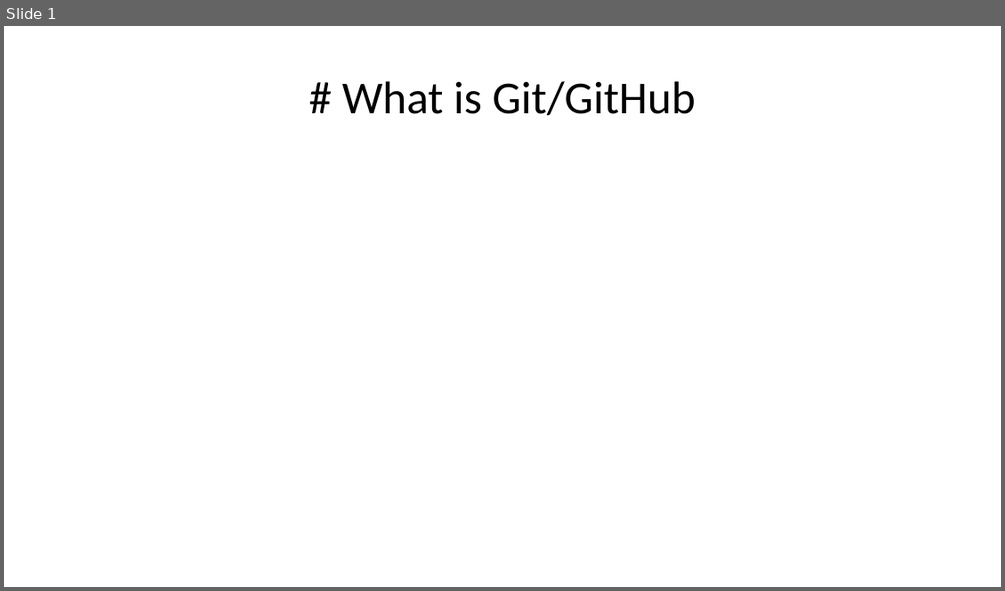
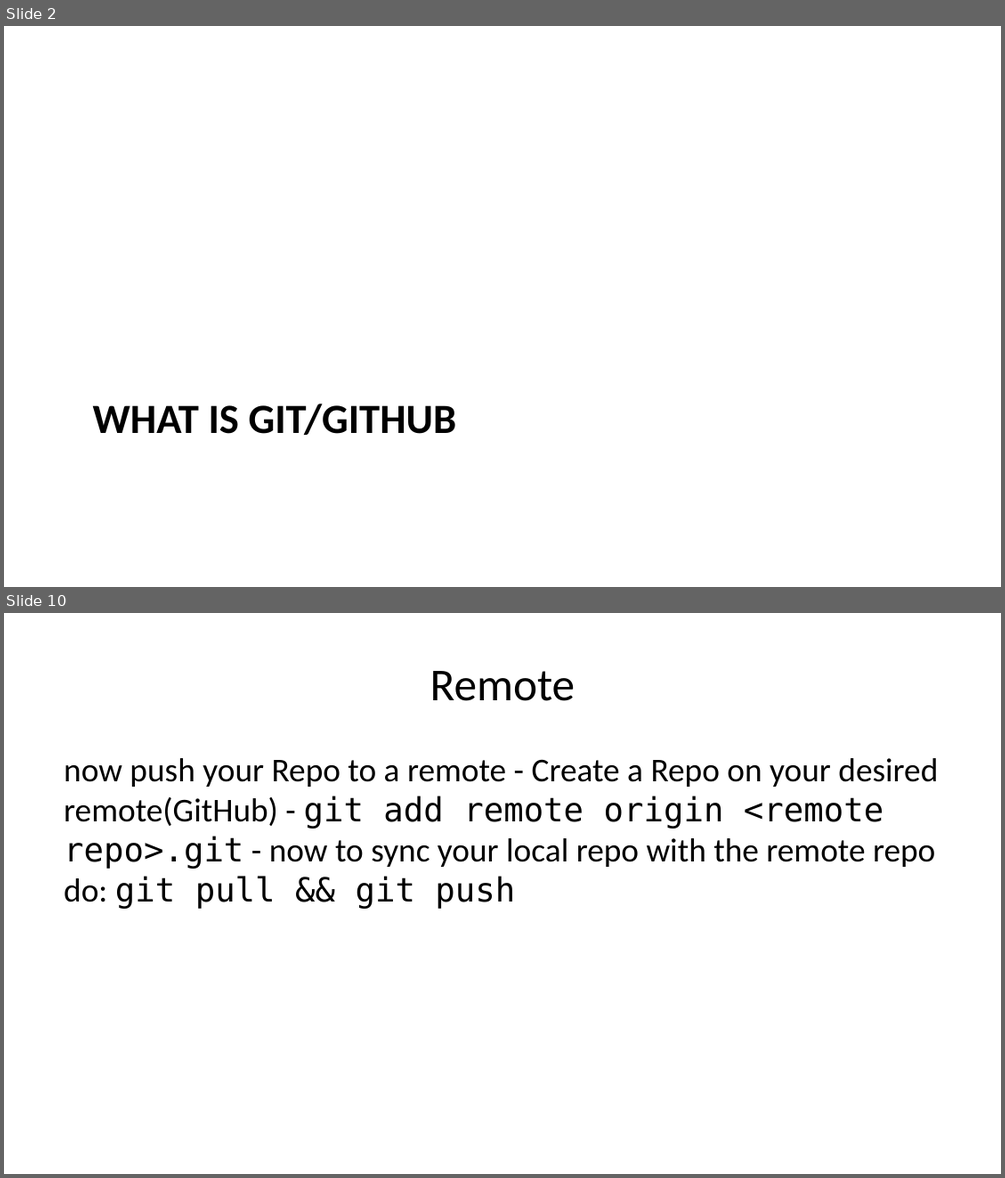
Before and after one commit to dhelgerson/ObsidianVault, a slide deck: git-pres.pptx. Shown one above the other, each under a label of ours: slide 1 before the commit, slides 2 and 10 after it; the slides between them are not shown. The pictures are 1005x591 and 1005x1178 pixels, drawn with LibreOffice and Linux fonts; fonts in the diff are those of the drawing. Boxes give left, top, right and bottom in pixels: in the first picture for what was removed or moved away, otherwise in the second. Text is boxed around its words. In the diff, an @@ line names an element or a change of style, - is before the commit and + after.

```diff
--- a/git-pres.pptx
+++ b/git-pres.pptx
@@ slide 10 added at [4, 613, 1001, 1174], background #FFFFFF @@
@@ title added at [430, 671, 575, 701], 33 pt, text #000000 @@
+Remote
@@ text added at [64, 758, 938, 908], 24 pt, text #000000 @@
+now push your Repo to a remote - Create a Repo on your desired remote(GitHub) - git add remote origin <remote repo>.git - now to sync your local repo with the remote repo do: git pull && git push
@@ what was slide 1 is now slide 2 @@
@@ slide 2 changed as well @@
@@ title "WHAT IS GIT/GITHUB" at [93, 403, 457, 435]: vertical alignment middle to top @@
@@ title at [93, 403, 457, 435]: text changed; size 33 to 30 pt; bold on @@
-# What is Git/GitHub
+WHAT IS GIT/GITHUB
```
Also in this commit, not shown: 1 other slide changed, 19 other slides added, 1 other file.
